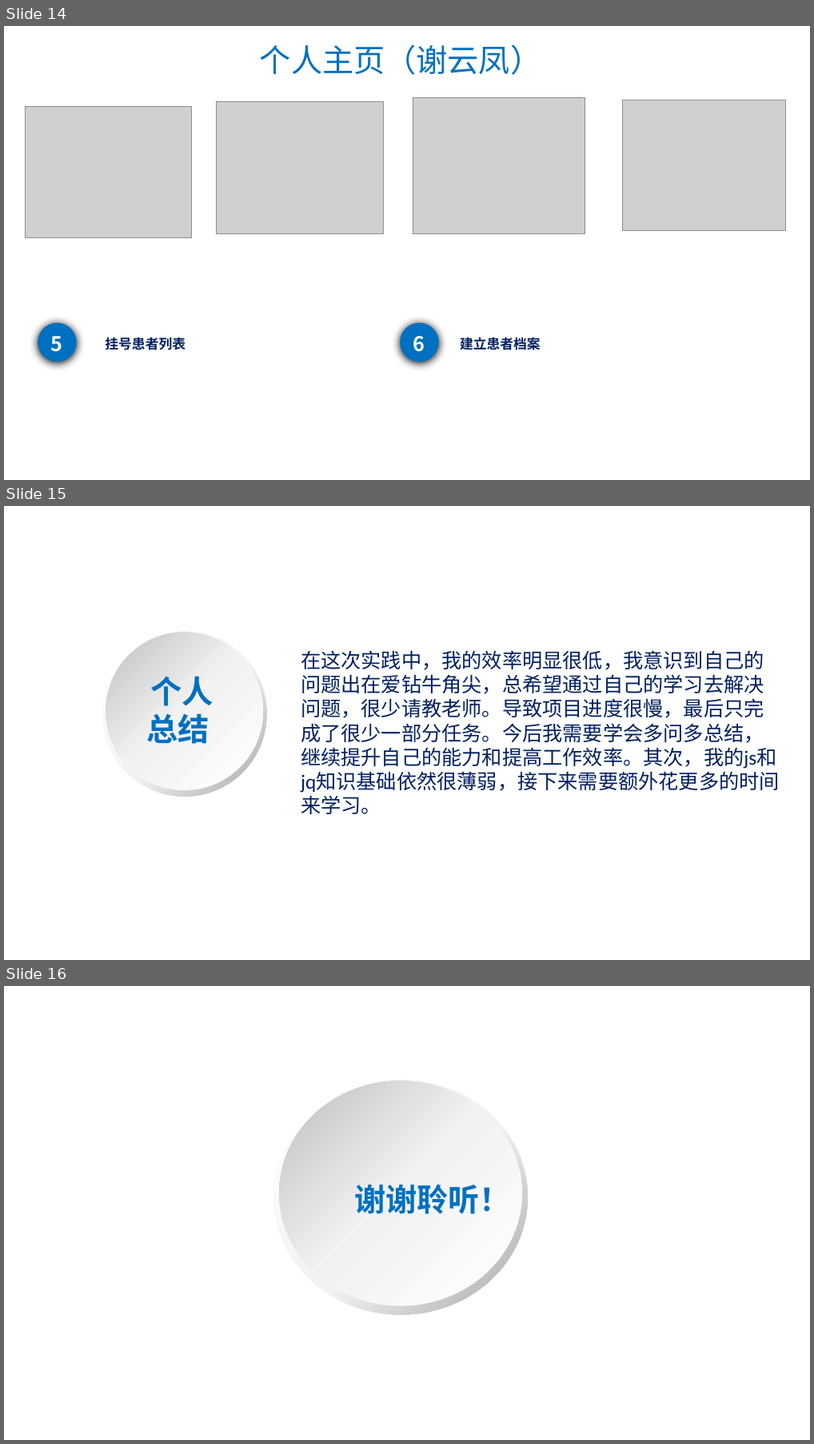
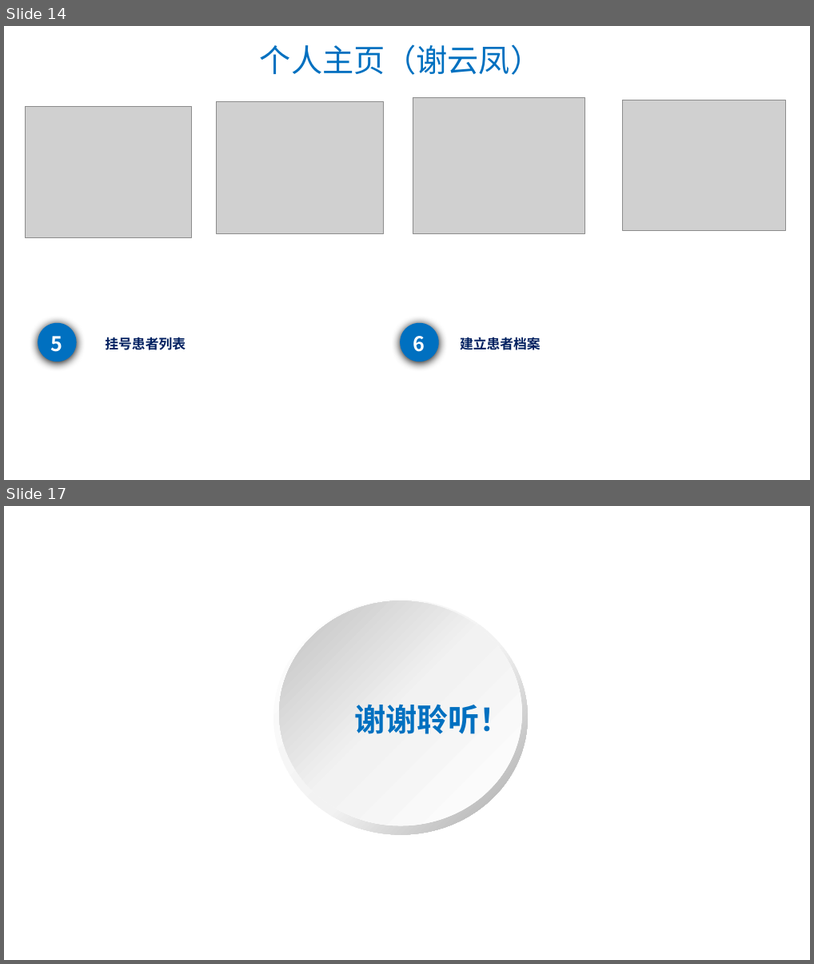
Before and after one commit to HIS0731/his, a slide deck: 文档/项目内文档/安逸医院内部管理系统项目答辩ppt（HIS）.pptx. Shown one above the other, each under a label of ours: slides 14, 15 and 16 before the commit, slides 14 and 17 after it; the slides between them are not shown. The pictures are 814x1444 and 814x964 pixels, drawn with LibreOffice and Linux fonts; fonts in the diff are those of the drawing; grey boxes stand for pictures; background and template pictures are left out. Boxes give left, top, right and bottom in pixels: in the first picture for what was removed or moved away, otherwise in the second. Text is boxed around its words. In the diff, an @@ line names an element or a change of style, - is before the commit and + after.

```diff
--- a/文档/项目内文档/安逸医院内部管理系统项目答辩ppt（HIS）.pptx
+++ b/文档/项目内文档/安逸医院内部管理系统项目答辩ppt（HIS）.pptx
@@ slide 15 removed at <box>4,506,810,960</box>, background picture (left out) @@
@@ donut removed at <box>102,631,267,796</box> @@
@@ ellipse removed at <box>106,632,263,790</box> @@
@@ text removed at <box>301,650,780,814</box> @@
-在这次实践中，我的效率明显很低，我意识到自己的问题出在爱钻牛角尖，总希望通过自己的学习去解决问题，很少请教老师。导致项目进度很慢，最后只完成了很少一部分任务。今后我需要学会多问多总结，继续提升自己的能力和提高工作效率。其次，我的js和jq知识基础依然很薄弱，接下来需要额外花更多的时间来学习。
@@ text removed at <box>147,676,213,744</box> @@
-个人总结
@@ what was slide 16 is now slide 17 @@
```
Also in this commit, not shown: 2 slides added, 1 other file.
